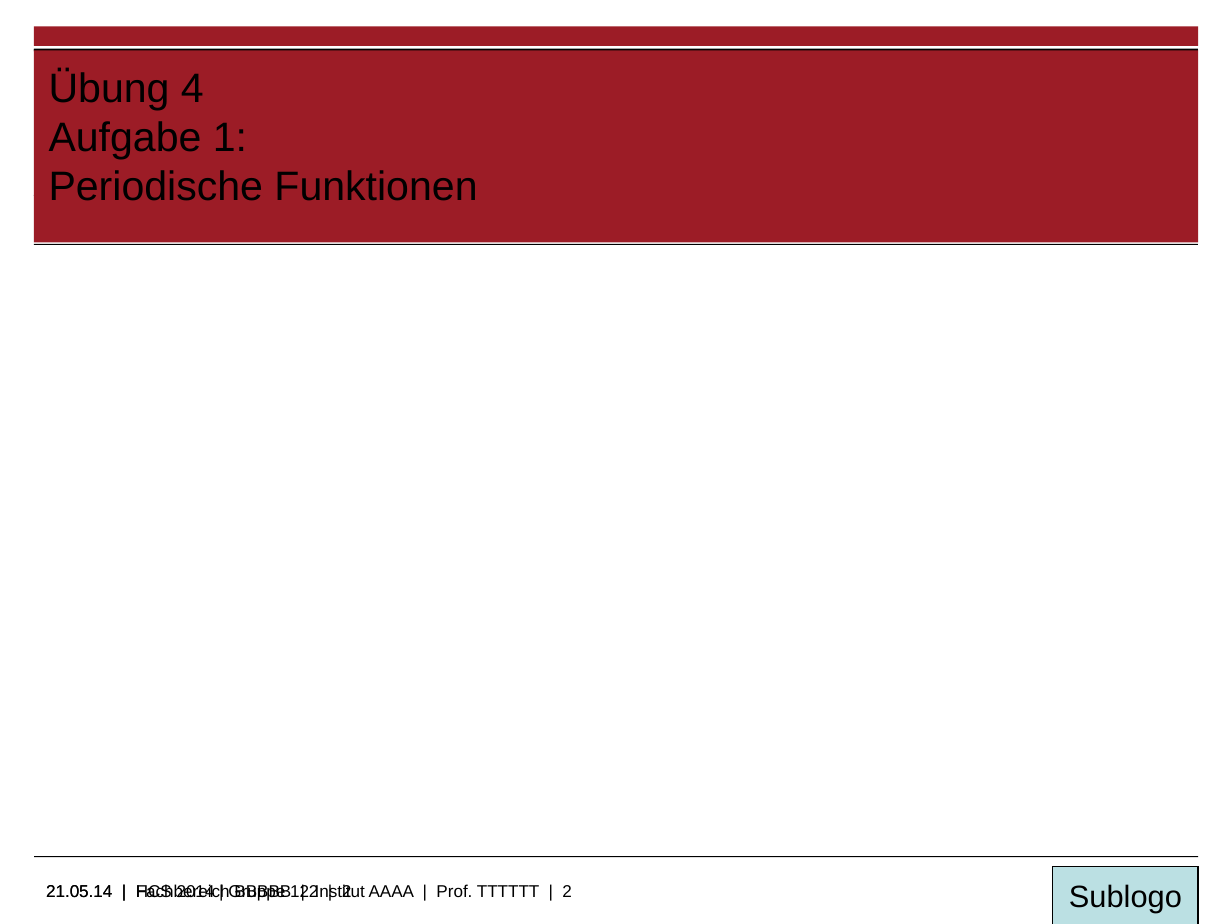
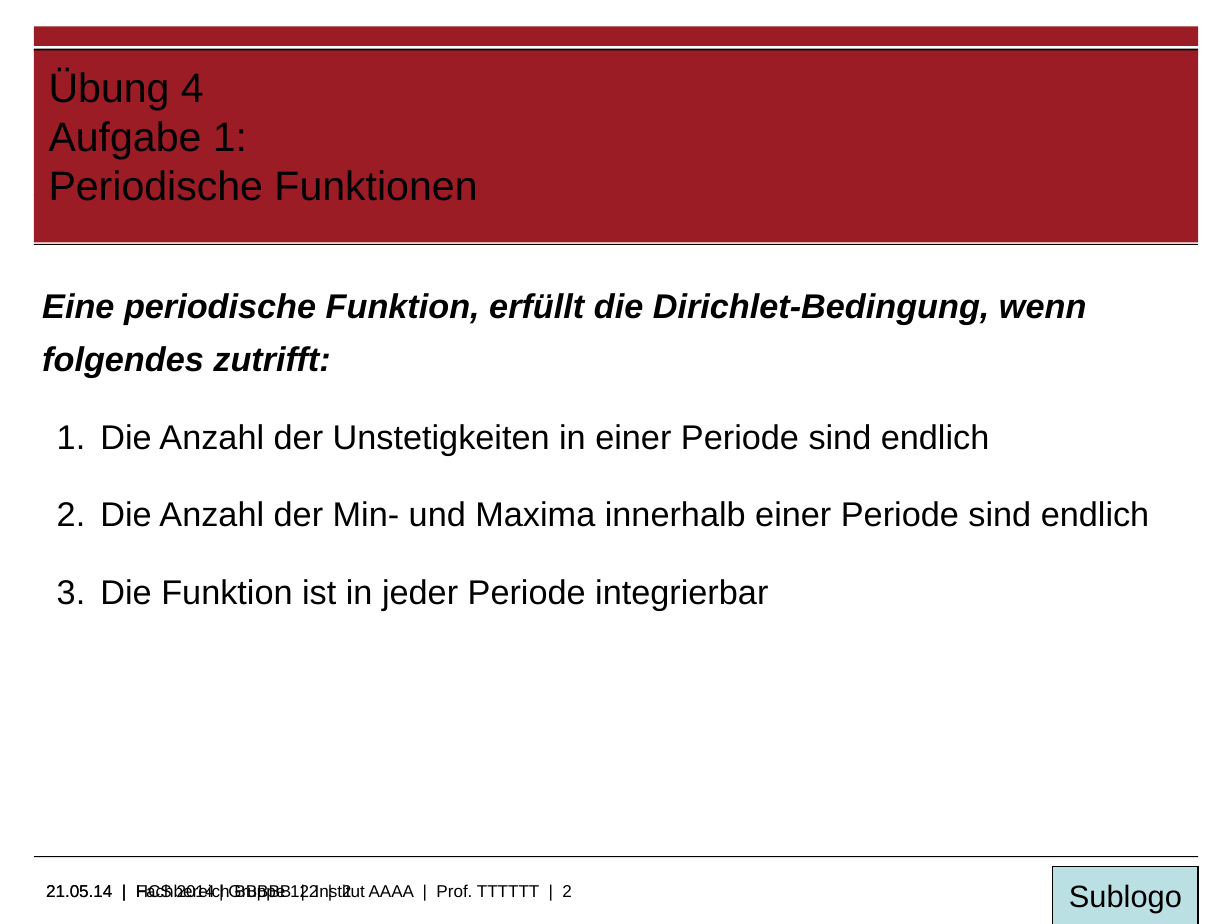
Before and after one commit to RybienSin/hcs, a slide deck: slide 2 of 4/Übung_4.odp. Drawn at 1232x924 pixels with LibreOffice and Linux fonts; fonts in the diff are those of the drawing; background and template pictures are left out. Boxes give left, top, right and bottom in pixels: in the first picture for what was removed or moved away, otherwise in the second. Text is boxed around its words. In the diff, an @@ line names an element or a change of style, - is before the commit and + after.

Commit message:
Aufgabe 4 1-3 so gut wie fertig. 4 angefangen, 5 offen

```diff
--- a/4/Übung_4.odp
+++ b/4/Übung_4.odp
@@ text added at bbox=[42, 293, 1150, 611], 20 pt, text #000000 @@
+Eine periodische Funktion, erfüllt die Dirichlet-Bedingung, wenn folgendes zutrifft:
+1. Die Anzahl der Unstetigkeiten in einer Periode sind endlich
+2. Die Anzahl der Min- und Maxima innerhalb einer Periode sind endlich
+3. Die Funktion ist in jeder Periode integrierbar
```
Also in this commit, not shown: 3 other slides changed, 1 slide added, 1 other file.
